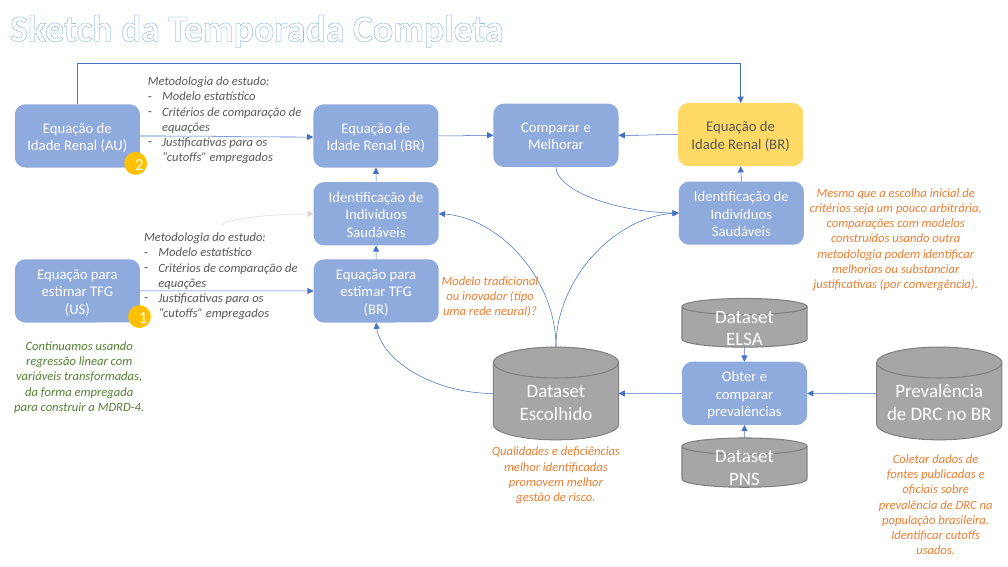
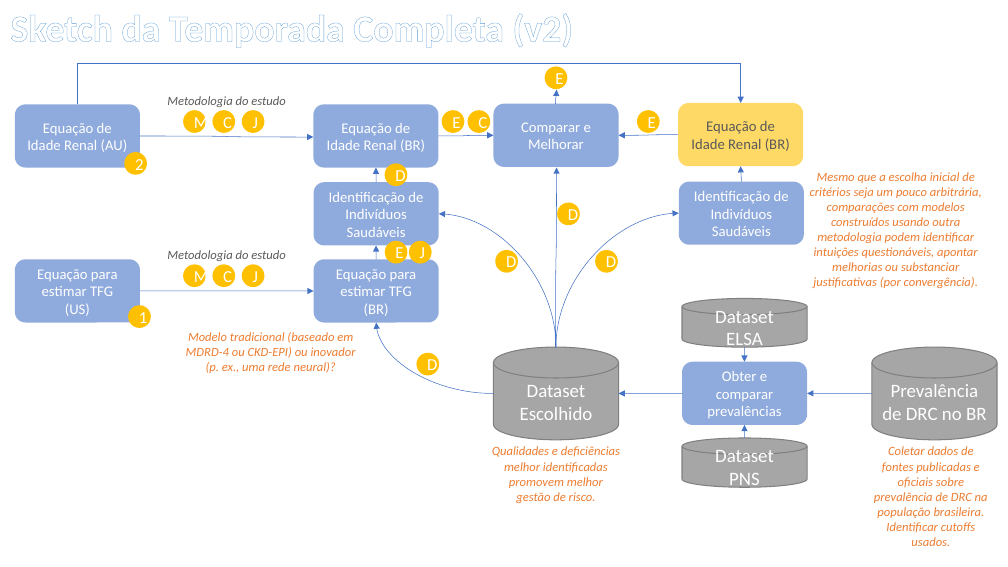
Before and after one commit to andreplima/collabSergio, a slide deck: slide 14 of support/Proposta de Trabalho.pptx (slide 12 before the commit). Drawn at 1008x567 pixels with LibreOffice and Linux fonts; fonts in the diff are those of the drawing. Boxes give left, top, right and bottom in pixels: in the first picture for what was removed or moved away, otherwise in the second. Text is boxed around its words. In the diff, an @@ line names an element or a change of style, - is before the commit and + after.

```diff
--- a/support/Proposta de Trabalho.pptx
+++ b/support/Proposta de Trabalho.pptx
@@ text at box(10, 13, 574, 48): text changed @@
-Sketch da Temporada Completa
+Sketch da Temporada Completa (v2)
@@ ellipse added at box(544, 67, 567, 89), fill #FFC000, 16 pt, text #FFFFFF @@
+E
@@ text at box(167, 96, 285, 107): text changed @@
-Metodologia do estudo:
-– Modelo estatístico
-– Critérios de comparação de equações
-– Justificativas para os “cutoffs” empregados
+Metodologia do estudo
@@ ellipse added at box(183, 110, 206, 133), fill #FFC000, 16 pt, text #FFFFFF @@
+M
@@ ellipse added at box(212, 110, 235, 133), fill #FFC000, 16 pt, text #FFFFFF @@
+C
@@ ellipse added at box(242, 110, 265, 133), fill #FFC000, 16 pt, text #FFFFFF @@
+J
@@ ellipse added at box(442, 110, 464, 133), fill #FFC000, 16 pt, text #FFFFFF @@
+E
@@ ellipse added at box(467, 110, 490, 133), fill #FFC000, 16 pt, text #FFFFFF @@
+C
@@ curved arrow added from (556, 104) to (557, 90), #4472C4 0.5 pt @@
@@ ellipse added at box(637, 110, 660, 133), fill #FFC000, 16 pt, text #FFFFFF @@
+E
@@ ellipse added at box(385, 163, 408, 186), fill #FFC000, 16 pt, text #FFFFFF @@
+D
@@ curved arrow removed from (556, 167) to (679, 213) @@
@@ curved arrow added from (556, 348) to (557, 167), #4472C4 0.5 pt @@
@@ text at box(810, 172, 982, 288): text changed @@
-Mesmo que a escolha inicial de critérios seja um pouco arbitrária, comparações com modelos construídos usando outra metodologia podem identificar melhorias ou substanciar justificativas (por convergência).
+Mesmo que a escolha inicial de critérios seja um pouco arbitrária, comparações com modelos construídos usando outra metodologia podem identificar intuições questionáveis, apontar melhorias ou substanciar justificativas (por convergência).
@@ ellipse added at box(557, 203, 580, 225), fill #FFC000, 16 pt, text #FFFFFF @@
+D
@@ text removed at box(144, 232, 297, 319) @@
-Metodologia do estudo:
-– Modelo estatístico
-– Critérios de comparação de equações
-– Justificativas para os “cutoffs” empregados
@@ curved arrow removed from (222, 225) to (314, 214) @@
@@ text added at box(167, 250, 285, 261), 12 pt, text #595959, italic @@
+Metodologia do estudo
@@ ellipse added at box(183, 265, 206, 287), fill #FFC000, 16 pt, text #FFFFFF @@
+M
@@ ellipse added at box(212, 265, 235, 287), fill #FFC000, 16 pt, text #FFFFFF @@
+C
@@ ellipse added at box(242, 265, 265, 287), fill #FFC000, 16 pt, text #FFFFFF @@
+J
@@ ellipse added at box(385, 241, 408, 264), fill #FFC000, 16 pt, text #FFFFFF @@
+E
@@ ellipse added at box(409, 241, 432, 264), fill #FFC000, 16 pt, text #FFFFFF @@
+J
@@ ellipse added at box(495, 250, 518, 273), fill #FFC000, 16 pt, text #FFFFFF @@
+D
@@ ellipse added at box(595, 250, 618, 273), fill #FFC000, 16 pt, text #FFFFFF @@
+D
@@ text removed at box(14, 341, 144, 413) @@
-Continuamos usando regressão linear com variáveis transformadas, da forma empregada para construir a MDRD-4.
@@ text at box(186, 332, 356, 373): text changed @@
-Modelo tradicional ou inovador (tipo uma rede neural)?
+Modelo tradicional (baseado em MDRD-4 ou CKD-EPI) ou inovador (p. ex., uma rede neural)?
@@ ellipse added at box(417, 353, 439, 376), fill #FFC000, 16 pt, text #FFFFFF @@
+D
@@ cylinder "Prevalência de DRC no BR": place and size @@
-cylinder "Prevalência de DRC no BR" at box(877, 347, 1002, 440)
+cylinder "Prevalência de DRC no BR" at box(872, 347, 997, 440)
@@ curved arrow moved from (877, 393) - (808, 393) to (872, 393) - (808, 393) @@
@@ text "Coletar dados de fontes publicadas ...": place and size @@
-text "Coletar dados de fontes publicadas ..." at box(879, 454, 993, 554)
+text "Coletar dados de fontes publicadas ..." at box(874, 446, 988, 546)
```
Also in this commit, not shown: 10 other slides changed, 2 slides added, 1 slide removed, 4 other files.
